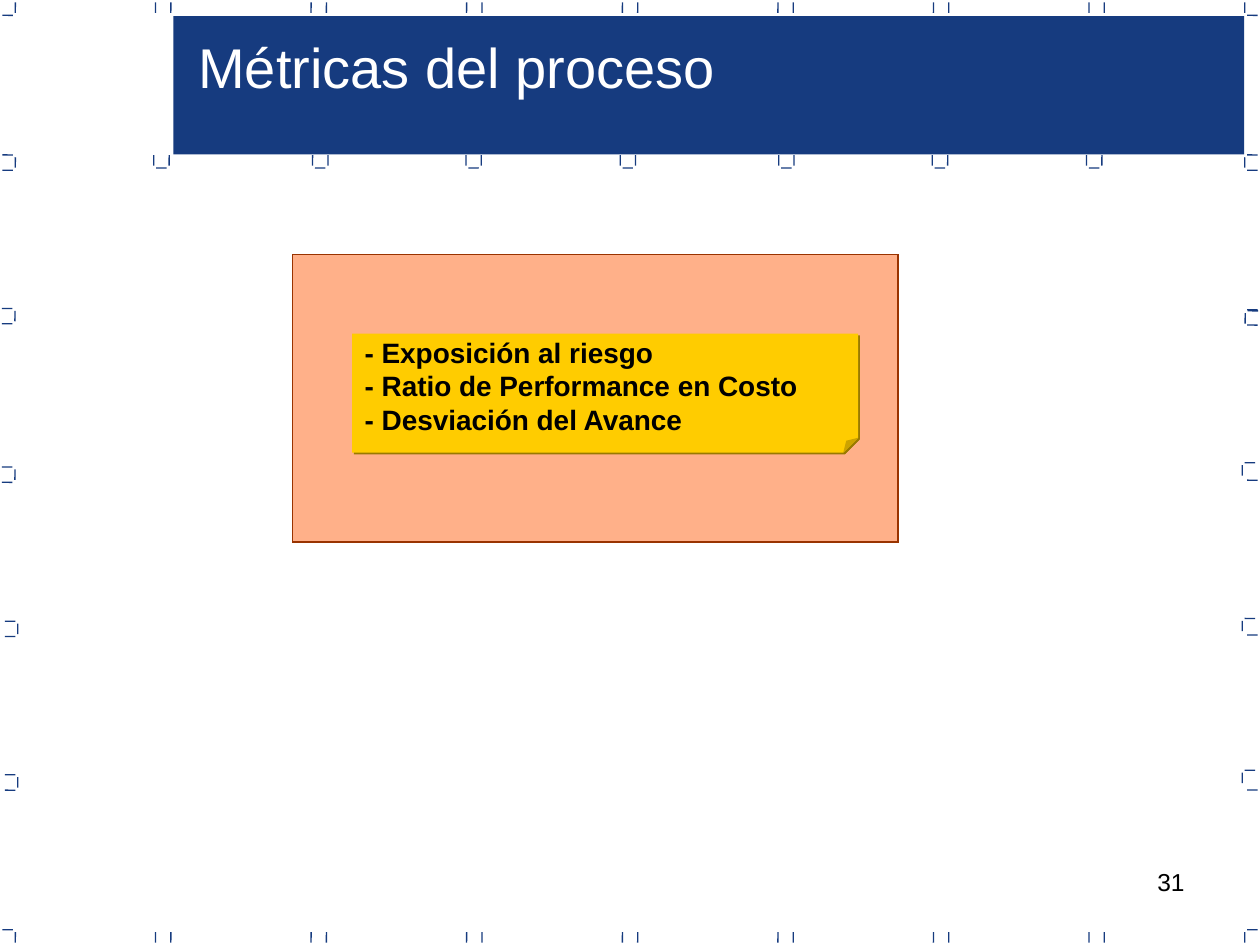
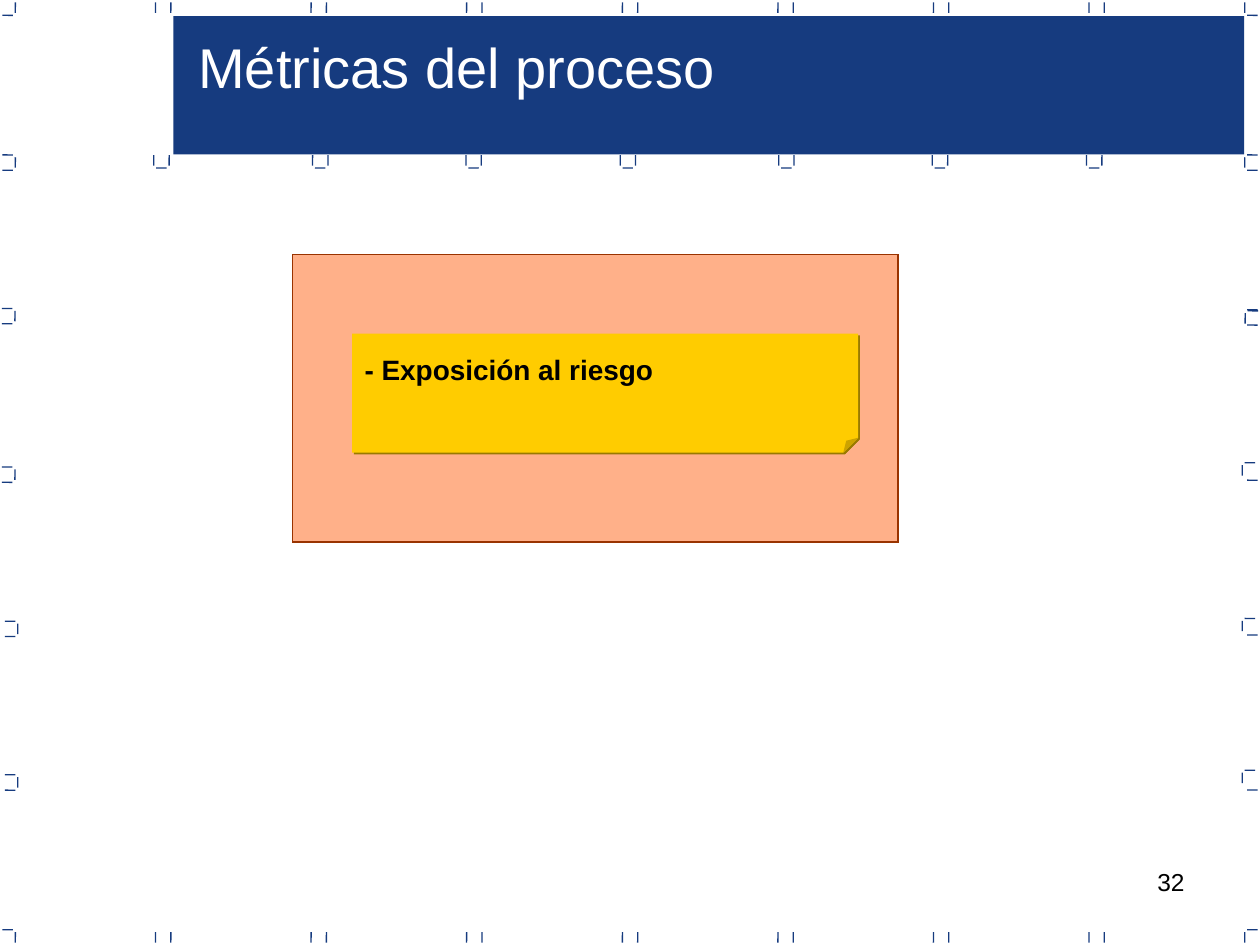
Before and after one commit to lowrider80/UTP-GPS-ALARM, a slide deck: slide 32 of Area_de_Proceso-_PP-PMC/PGPROY_V1.0_2015.ppt (slide 31 before the commit). Drawn at 1260x945 pixels with LibreOffice and Linux fonts; fonts in the diff are those of the drawing. Boxes give left, top, right and bottom in pixels: in the first picture for what was removed or moved away, otherwise in the second. Text is boxed around its words. In the diff, an @@ line names an element or a change of style, - is before the commit and + after.

```diff
--- a/Area_de_Proceso-_PP-PMC/PGPROY_V1.0_2015.ppt
+++ b/Area_de_Proceso-_PP-PMC/PGPROY_V1.0_2015.ppt
@@ text in folded corner at [382, 375, 797, 431]: paragraphs removed @@
-- Ratio de Performance en Costo
-- Desviación del Avance
@@ page number at [1157, 874, 1184, 892]: text changed @@
-31
+32
```
Also in this commit, not shown: 19 other slides changed, 1 slide added.
